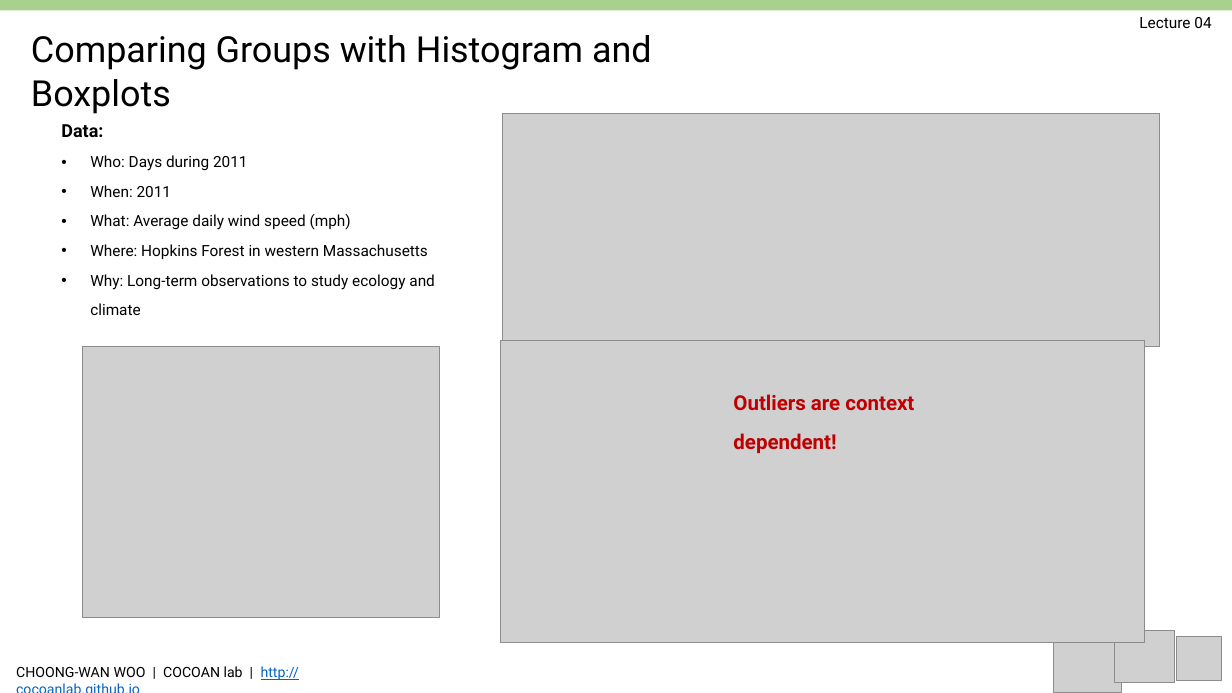
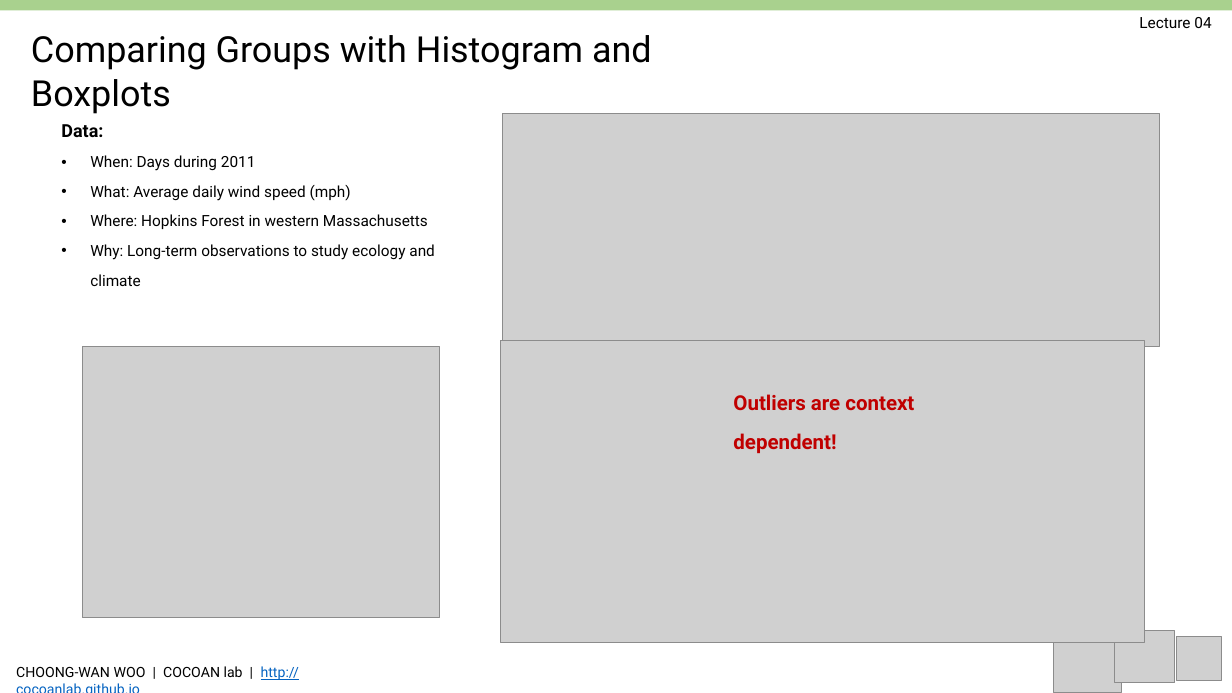
Before and after one commit to jun-hyeok/GBE3037-41_BME-Probability-and-Stability_2019Spring, a slide deck: slide 2 of slides/Woo_GBE3037_L04.pptx (slide 3 before the commit). Drawn at 1232x693 pixels with LibreOffice and Linux fonts; fonts in the diff are those of the drawing; grey boxes stand for pictures. Boxes give left, top, right and bottom in pixels: in the first picture for what was removed or moved away, otherwise in the second. Text is boxed around its words. In the diff, an @@ line names an element or a change of style, - is before the commit and + after.

```diff
--- a/slides/Woo_GBE3037_L04.pptx
+++ b/slides/Woo_GBE3037_L04.pptx
@@ text at [90, 155, 256, 171]: text changed @@
-• Who: Days during 2011
-• When: 2011
+• When: Days during 2011
```
Also in this commit, not shown: 7 other slides changed, 2 slides removed, 3 other files.
